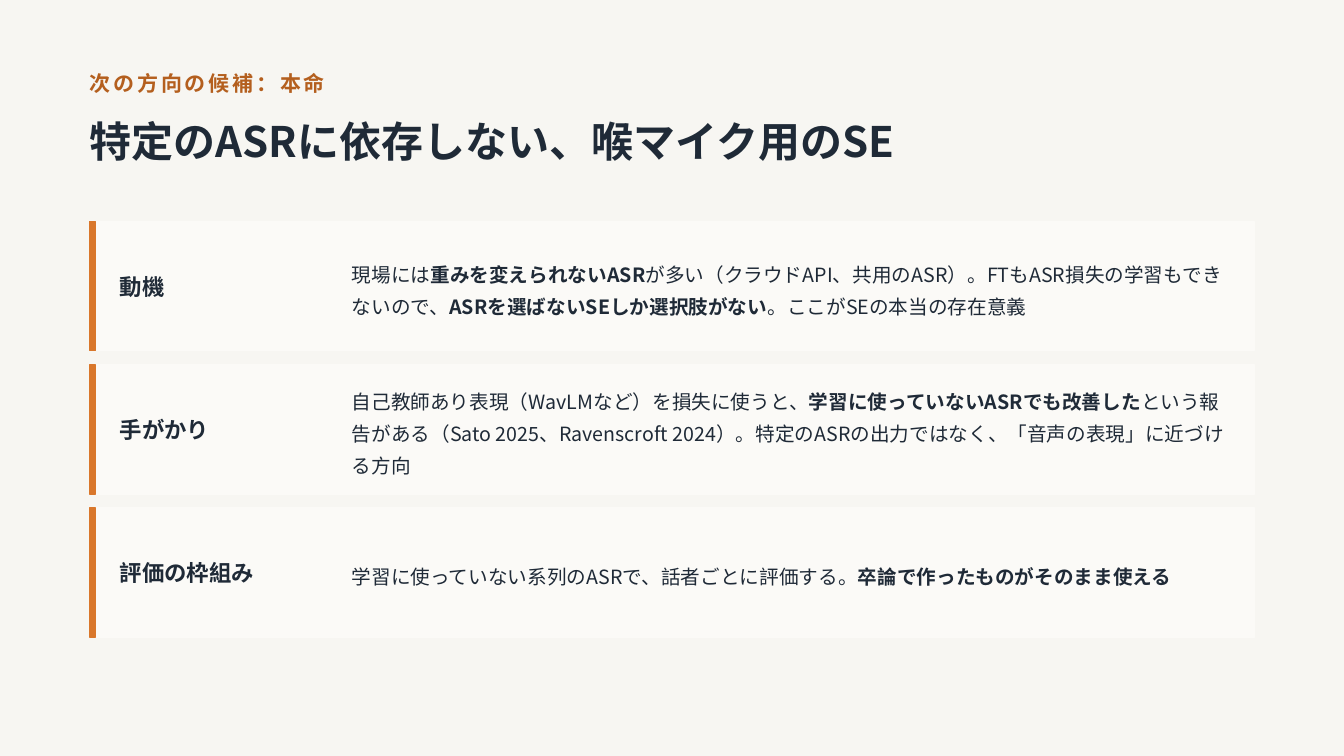
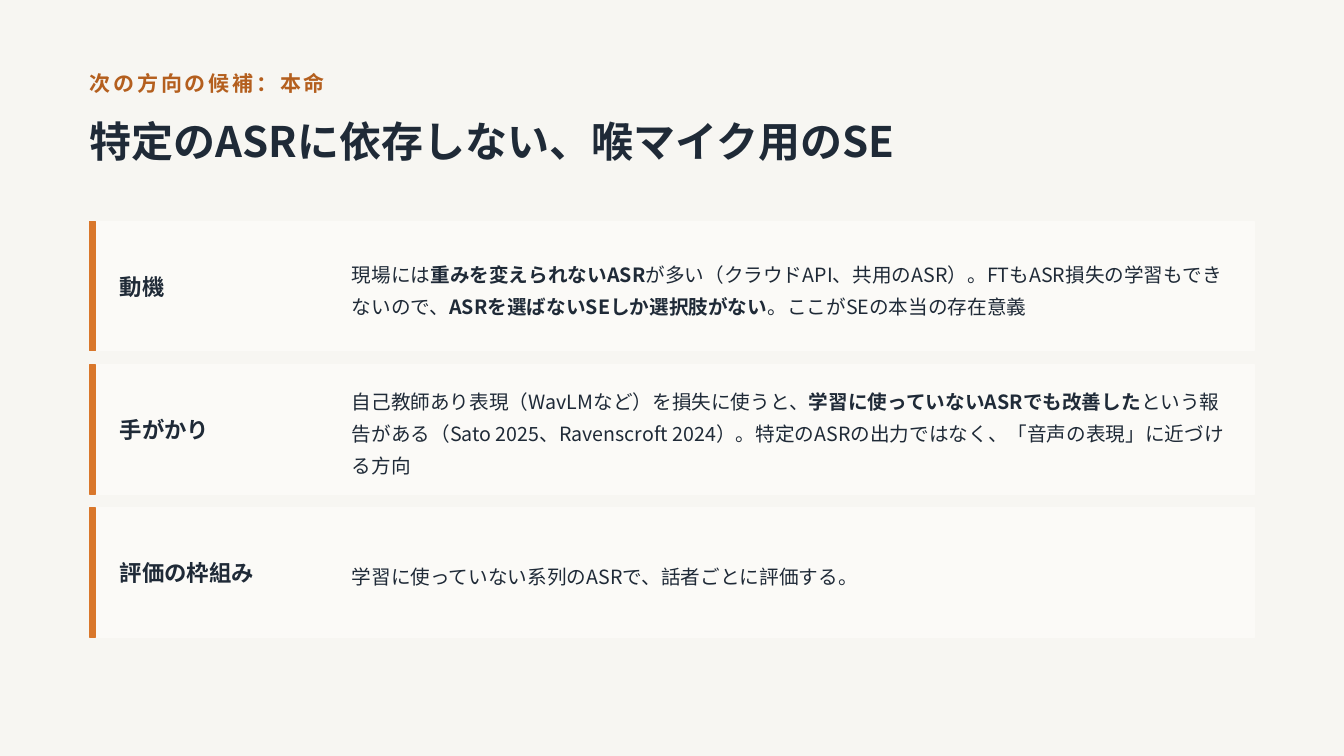
Before and after one commit to kasugayuji0716-art/bone-conduction-research, a slide deck: slide 7 of results/progress_slides_2026-09.pptx. Drawn at 1344x756 pixels with LibreOffice and Linux fonts; fonts in the diff are those of the drawing. Boxes give left, top, right and bottom in pixels: in the first picture for what was removed or moved away, otherwise in the second. Text is boxed around its words. In the diff, an @@ line names an element or a change of style, - is before the commit and + after.

```diff
--- a/results/progress_slides_2026-09.pptx
+++ b/results/progress_slides_2026-09.pptx
@@ text at bbox=[352, 567, 858, 586]: text changed @@
-学習に使っていない系列のASRで、話者ごとに評価する。卒論で作ったものがそのまま使える
+学習に使っていない系列のASRで、話者ごとに評価する。
```
Also in this commit, not shown: 1 other slide changed, 1 slide removed.
